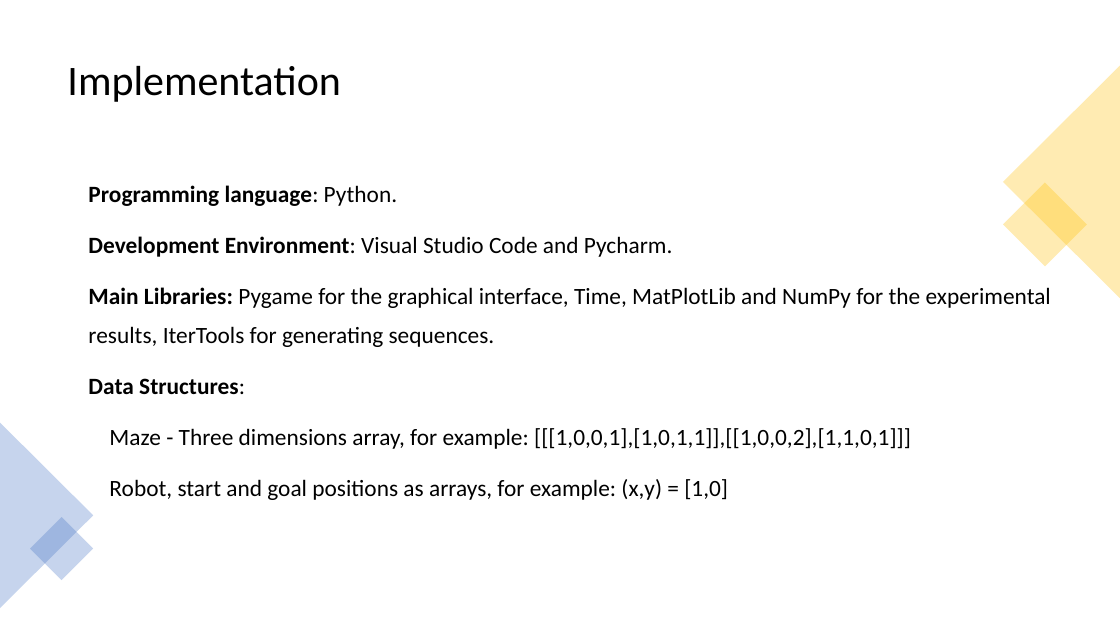
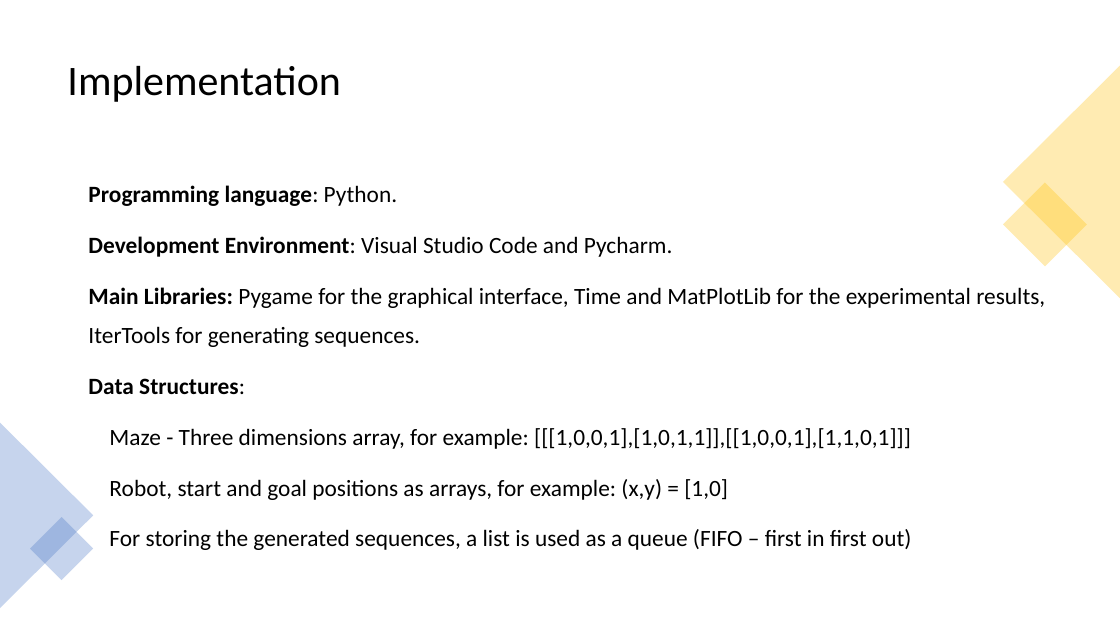
Before and after one commit to Juanbl2001/IART, a slide deck: slide 5 of docs/Final Delivery.odp. Drawn at 1120x630 pixels with LibreOffice and Linux fonts; fonts in the diff are those of the drawing; background and template pictures are left out. Boxes give left, top, right and bottom in pixels: in the first picture for what was removed or moved away, otherwise in the second. Text is boxed around its words. In the diff, an @@ line names an element or a change of style, - is before the commit and + after.

```diff
--- a/docs/Final Delivery.odp
+++ b/docs/Final Delivery.odp
@@ text at [88, 287, 1045, 347]: text changed @@
-• Main Libraries: Pygame for the graphical interface, Time, MatPlotLib and NumPy for the experimental results, IterTools for generating sequences.
+• Main Libraries: Pygame for the graphical interface, Time and MatPlotLib for the experimental results, IterTools for generating sequences.
@@ text at [109, 428, 911, 449]: text changed @@
-1. Maze - Three dimensions array, for example: [[[1,0,0,1],[1,0,1,1]],[[1,0,0,2],[1,1,0,1]]]
+1. Maze - Three dimensions array, for example: [[[1,0,0,1],[1,0,1,1]],[[1,0,0,1],[1,1,0,1]]]
@@ text at [109, 529, 911, 550]: paragraph added @@
+3. For storing the generated sequences, a list is used as a queue (FIFO – first in first out)
```
Also in this commit, not shown: 3 other slides changed, 2 other files.
